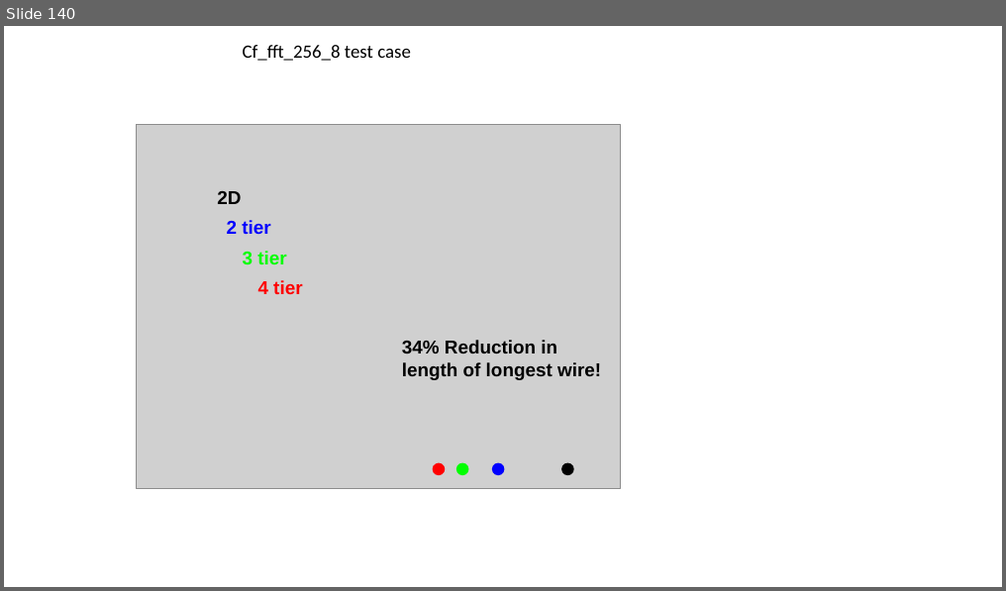
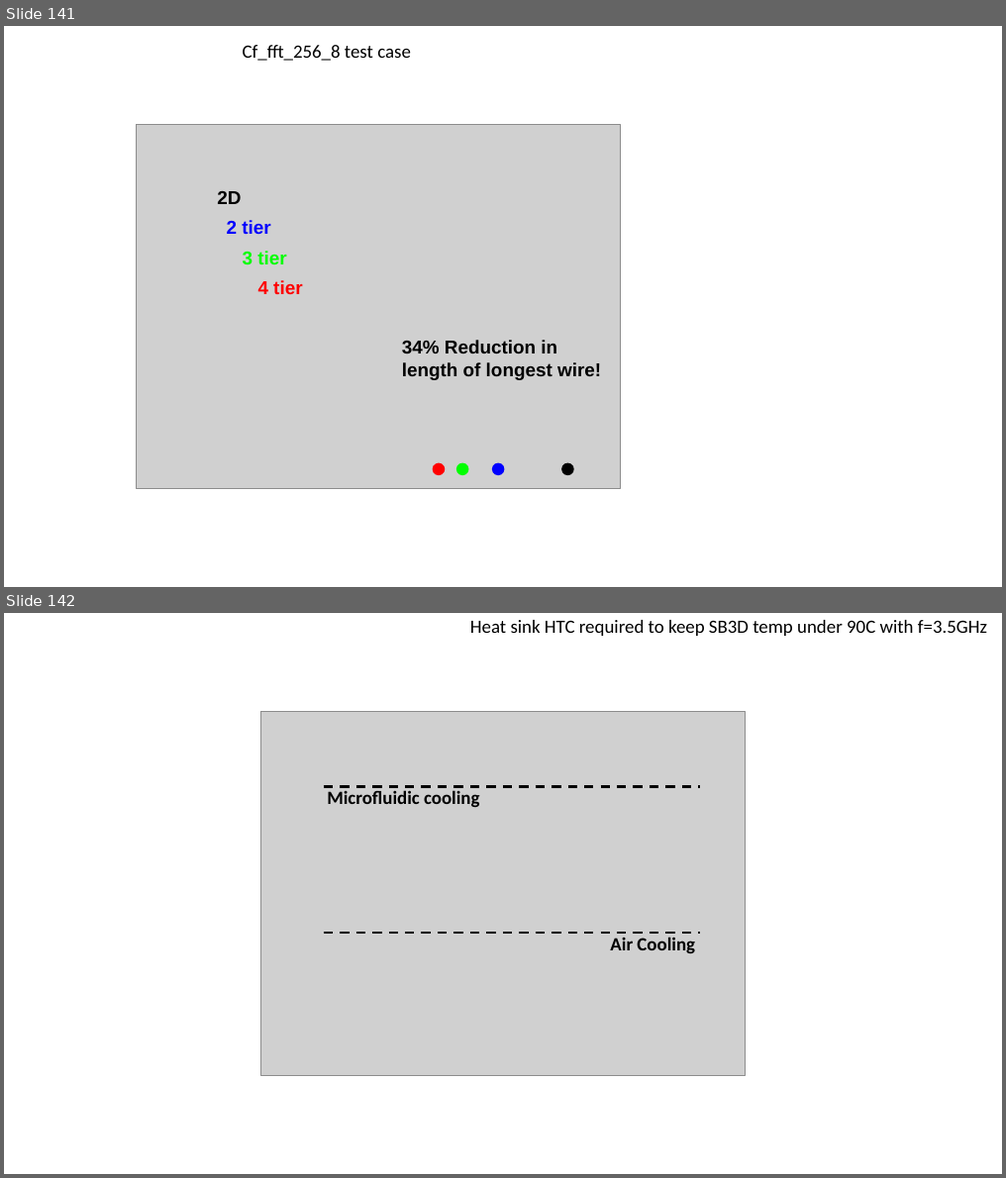
Before and after one commit to wwahby/VPJ_Paper, a slide deck: Figures/figure_construction.pptx. Shown one above the other, each under a label of ours: slide 140 before the commit, slides 141 and 142 after it. The pictures are 1006x591 and 1006x1178 pixels, drawn with LibreOffice and Linux fonts; fonts in the diff are those of the drawing; grey boxes stand for pictures. Boxes give left, top, right and bottom in pixels: in the first picture for what was removed or moved away, otherwise in the second. Text is boxed around its words. In the diff, an @@ line names an element or a change of style, - is before the commit and + after.

```diff
--- a/Figures/figure_construction.pptx
+++ b/Figures/figure_construction.pptx
@@ slide 142 added at (4, 613, 1002, 1174), background #FFFFFF @@
@@ text added at (470, 620, 987, 636), 18 pt, text #000000 @@
+Heat sink HTC required to keep SB3D temp under 90C with f=3.5GHz
@@ group added at (260, 712, 746, 1075): 2 lines, 2 texts, 1 picture @@
+Microfluidic cooling
+Air Cooling
@@ what was slide 140 is now slide 141 @@
```
Also in this commit, not shown: 55 slides changed, 2 other slides added, 3 other files.
